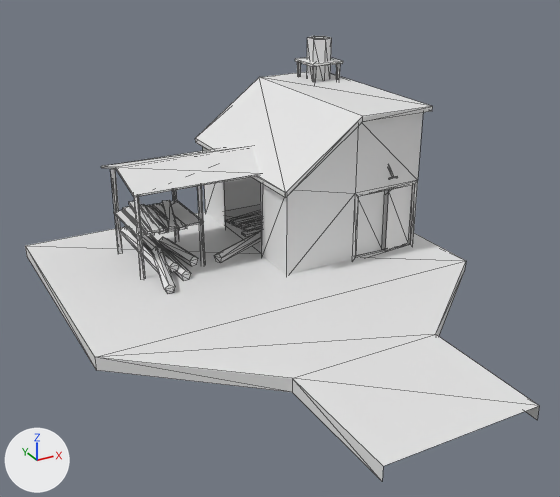
The glTF model client/scripts/modules/game/scene/assets/models/buildings/sawmill.glb as it was, and as the next commit left it.
The view is the same before and after, from a camera (50 mm lens) standing at (-0.208, -0.464, 0.532) and looking at (0.277, 0.419, 0.091). Every picture has the same lights, and +X, +Y and +Z are marked at lower left. Mesh edges are drawn as thin lines. Vertices at the same position are counted once.

Names of what the first picture shows: 'sawmill'.
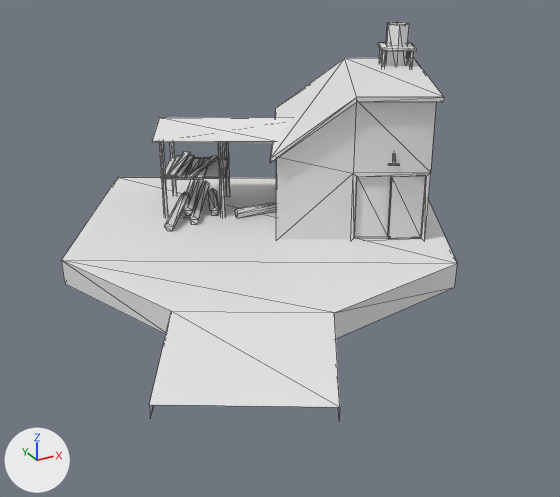
Diff of the bpy script that builds the scene:
```diff
--- a/client/scripts/modules/game/scene/assets/models/buildings/sawmill.glb.py
+++ b/client/scripts/modules/game/scene/assets/models/buildings/sawmill.glb.py
@@ me_circle_014 @@
 # used by ob_sawmill; location = (0.257, -0.172, 0.0); rotation_euler = (0.0, 0.0, 0.524), in degrees (0, 0, 30)
-me_circle_014.from_pydata(...)  # 375 vertices, 469 faces; spans x 0.0..0.675, y 0.1..0.89, z 0.035..0.338
+me_circle_014.from_pydata(...)  # 375 vertices, 469 faces; spans x 0.0..0.675, y 0.1..0.89, z 0.035..0.358
+# me_circle_014 part 1: the loose piece of 42 vertices spanning x 0.179..0.646, y 0.377..0.771, z 0.049..0.269 is moved by (0.0, 0.0, 0.02)
+# me_circle_014 part 2: the loose piece of 12 vertices spanning x 0.297..0.659, y 0.364..0.749, z 0.175..0.272 is moved by (0.0, 0.0, 0.02)
+# me_circle_014 part 3: the loose piece of 8 vertices spanning x 0.318..0.638, y 0.386..0.726, z 0.053..0.168 is moved by (0.0, 0.0, 0.02)
+# me_circle_014 part 4: the loose piece of 6 vertices spanning x 0.195..0.201, y 0.655..0.661, z 0.051..0.186 is moved by (0.0, 0.0, 0.02)
+# me_circle_014 part 5: the loose piece of 6 vertices spanning x 0.245..0.251, y 0.744..0.75, z 0.051..0.186 is moved by (0.0, 0.0, 0.02)
+# me_circle_014 part 6: the loose piece of 8 vertices spanning x 0.194..0.331, y 0.61..0.748, z 0.118..0.121 is moved by (0.0, 0.0, 0.02)
+# me_circle_014 part 7: the loose piece of 6 vertices spanning x 0.275..0.281, y 0.609..0.614, z 0.051..0.186 is moved by (0.0, 0.0, 0.02)
+# me_circle_014 part 8: the loose piece of 6 vertices spanning x 0.325..0.331, y 0.698..0.704, z 0.051..0.186 is moved by (0.0, 0.0, 0.02)
+# me_circle_014 part 9: the loose piece of 8 vertices spanning x 0.559..0.638, y 0.561..0.639, z 0.298..0.302 is moved by (0.0, 0.0, 0.02)
+# me_circle_014 part 10: the loose piece of 24 vertices spanning x 0.579..0.618, y 0.583..0.617, z 0.261..0.338 is moved by (0.0, 0.0, 0.02)
+# me_circle_014 part 11: the loose piece of 8 vertices spanning x 0.602..0.608, y 0.564..0.57, z 0.257..0.298 is moved by (0.0, 0.0, 0.02)
+# me_circle_014 part 12: the loose piece of 8 vertices spanning x 0.195..0.258, y 0.638..0.736, z 0.121..0.124 is moved by (0.0, 0.0, 0.02)
+# me_circle_014 part 13: the loose piece of 8 vertices spanning x 0.211..0.272, y 0.628..0.728, z 0.121..0.124 is moved by (0.0, 0.0, 0.02)
+# me_circle_014 part 14: the loose piece of 8 vertices spanning x 0.223..0.286, y 0.622..0.72, z 0.121..0.124 is moved by (0.0, 0.0, 0.02)
+# me_circle_014 part 15: the loose piece of 8 vertices spanning x 0.237..0.3, y 0.613..0.712, z 0.121..0.124 is moved by (0.0, 0.0, 0.02)
+# me_circle_014 part 16: the loose piece of 8 vertices spanning x 0.226..0.311, y 0.622..0.704, z 0.124..0.127 is moved by (0.0, 0.0, 0.02)
+# me_circle_014 part 17: the loose piece of 8 vertices spanning x 0.207..0.277, y 0.631..0.725, z 0.124..0.127 is moved by (0.0, 0.0, 0.02)
+# me_circle_014 part 18: the loose piece of 8 vertices spanning x 0.196..0.259, y 0.637..0.735, z 0.124..0.127 is moved by (0.0, 0.0, 0.02)
+# me_circle_014 part 19: the loose piece of 8 vertices spanning x 0.195..0.274, y 0.627..0.737, z 0.128..0.131 is moved by (0.0, 0.0, 0.02)
+# me_circle_014 part 20: the loose piece of 8 vertices spanning x 0.397..0.499, y 0.572..0.628, z 0.054..0.057 is moved by (0.0, 0.0, 0.02)
+# me_circle_014 part 21: the loose piece of 10 vertices spanning x 0.211..0.31, y 0.632..0.789, z 0.054..0.068 is moved by (0.0, 0.0, 0.02)
+# me_circle_014 part 22: the loose piece of 10 vertices spanning x 0.216..0.315, y 0.597..0.754, z 0.054..0.068 is moved by (0.0, 0.0, 0.02)
+# me_circle_014 part 23: 123 of the vertices in x 0.004..0.675, y 0.247..0.89, z 0.054..0.298 are moved by (0.0, 0.0, 0.02)
@@ ob_sawmill @@
 ob_sawmill = bpy.data.objects.new('sawmill', me_circle_014)
-ob_sawmill.location = (0.257, -0.172, 0.0)
-ob_sawmill.rotation_euler = (0.0, 0.0, 0.524)  # degrees (0, 0, 30)
+ob_sawmill.location = (0.0, 0.0, 0.0)
```

Pixel boxes (x1, y1, x2, y2) of what changed, in the pictures (560 x 497 px; the box of a moved part takes in the faces that stretch with it):
'sawmill', reshaped, moved, turned: before (25, 36, 539, 481); after (61, 22, 457, 420)
part 1 of me_circle_014, moved or reshaped: before (101, 113, 423, 275); after (152, 102, 436, 240)
part 2 of me_circle_014, moved or reshaped: before (195, 72, 433, 198); after (270, 58, 444, 163)
part 3 of me_circle_014, moved or reshaped: before (224, 177, 396, 249); after (388, 177, 392, 237)
part 4 of me_circle_014, moved or reshaped: before (134, 196, 145, 279); after (159, 142, 168, 217)
part 5 of me_circle_014, moved or reshaped: before (111, 169, 123, 253); after (170, 142, 177, 195)
part 6 of me_circle_014, moved or reshaped: before (114, 200, 204, 236); after (161, 158, 229, 179)
part 7 of me_circle_014, moved or reshaped: before (198, 186, 205, 265); after (218, 143, 225, 217)
part 8 of me_circle_014, moved or reshaped: before (172, 190, 179, 241); after (225, 143, 230, 195)
part 9 of me_circle_014, moved or reshaped: before (295, 58, 343, 67); after (378, 43, 417, 51)
part 10 of me_circle_014, moved or reshaped: before (307, 36, 332, 80); after (385, 22, 409, 66)
part 11 of me_circle_014, moved or reshaped: before (336, 64, 340, 80); after (409, 51, 413, 67)
part 12 of me_circle_014, moved or reshaped: before (122, 210, 155, 236); after (165, 177, 174, 179)
part 13 of me_circle_014, moved or reshaped: before (158, 226, 167, 234); after (177, 168, 188, 180)
part 14 of me_circle_014, moved or reshaped: before (146, 205, 176, 232); after (186, 158, 201, 180)
part 15 of me_circle_014, moved or reshaped: before (153, 203, 187, 230); after (196, 158, 209, 180)
part 16 of me_circle_014, moved or reshaped: before (162, 200, 177, 229); after (187, 156, 219, 177)
part 17 of me_circle_014, moved or reshaped: before (140, 204, 164, 232); after (175, 156, 195, 178)
part 18 of me_circle_014, moved or reshaped: before (123, 206, 152, 234); after (166, 156, 181, 177)
part 19 of me_circle_014, moved or reshaped: before (129, 201, 160, 233); after (167, 152, 191, 177)
part 20 of me_circle_014, moved or reshaped (not visible afterwards): before (242, 228, 261, 237)
part 21 of me_circle_014, moved or reshaped: before (121, 227, 159, 273); after (180, 178, 195, 218)
part 22 of me_circle_014, moved or reshaped: before (150, 236, 191, 281); after (189, 181, 210, 224)
part 23 of me_circle_014, moved or reshaped: before (25, 62, 539, 481); after (61, 48, 457, 418)
